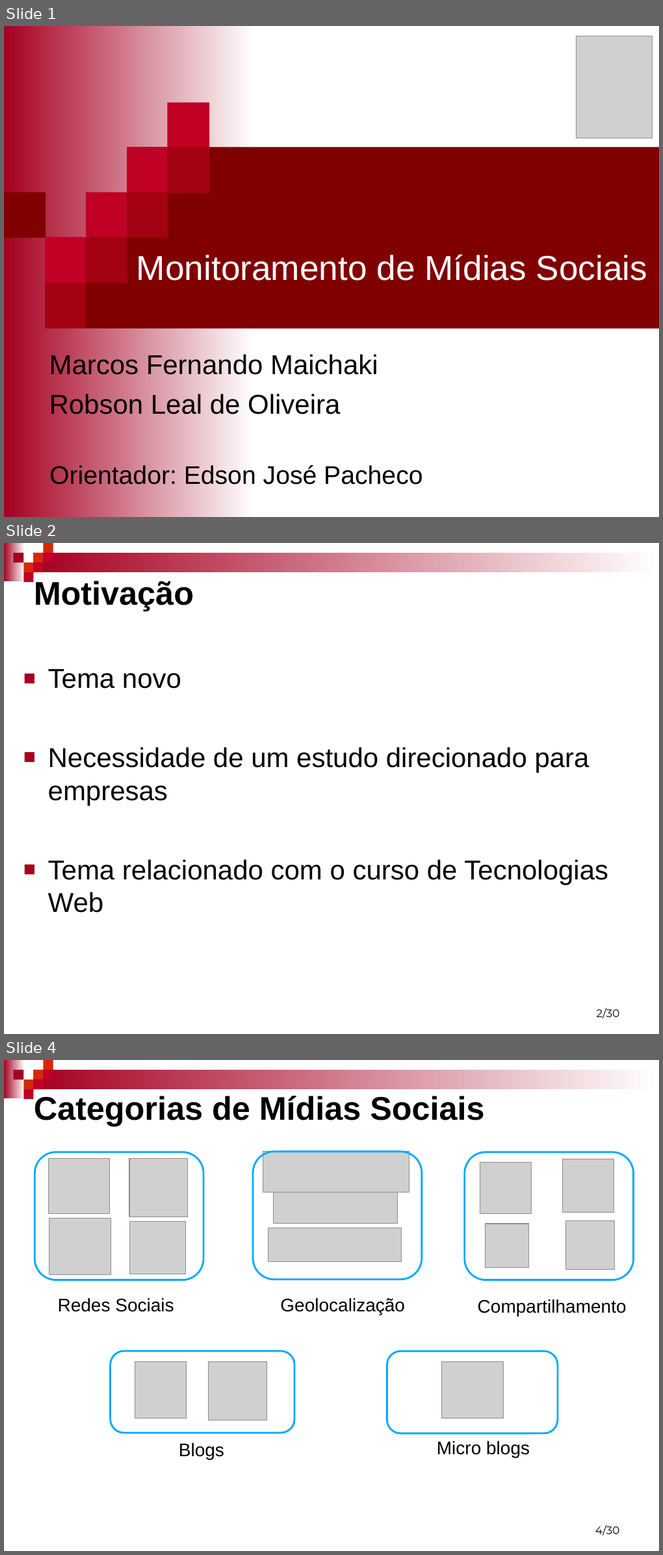
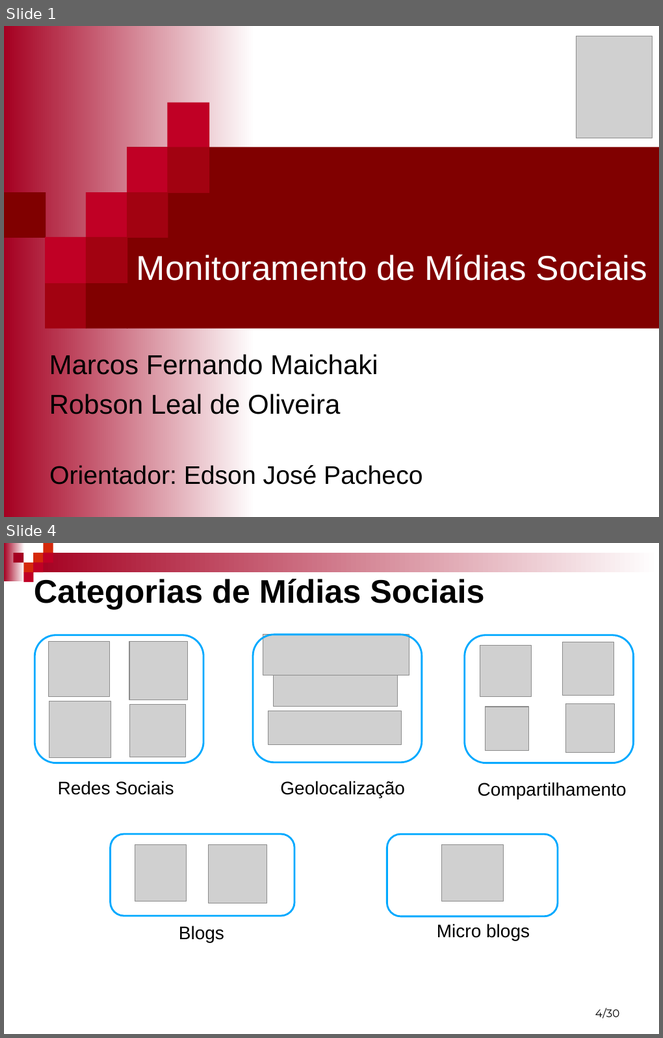
Before and after one commit to mfernado/my-project-socialmonitor, a slide deck: Artigo/Monitoramento de mídias Sociais - Marcos e Robson.ppt. Shown one above the other, each under a label of ours: slides 1, 2 and 4 before the commit, slides 1 and 4 after it; the slides between them are not shown. The pictures are 663x1555 and 663x1038 pixels, drawn with LibreOffice and Linux fonts; fonts in the diff are those of the drawing; grey boxes stand for pictures; background and template pictures are left out. Boxes give left, top, right and bottom in pixels: in the first picture for what was removed or moved away, otherwise in the second. Text is boxed around its words. In the diff, an @@ line names an element or a change of style, - is before the commit and + after.

```diff
--- a/Artigo/Monitoramento de mídias Sociais - Marcos e Robson.ppt
+++ b/Artigo/Monitoramento de mídias Sociais - Marcos e Robson.ppt
@@ slide 2 removed at (4, 543, 659, 1034), background #FFFFFF; not listed: 9 template elements that a slide beside it also shows @@
@@ title removed at (34, 581, 194, 611) @@
-Motivação
@@ text removed at (48, 669, 608, 913) @@
-■ Tema novo
-■ Necessidade de um estudo direcionado para empresas
-■ Tema relacionado com o curso de Tecnologias Web
@@ page number removed at (597, 1008, 620, 1019) @@
-2/30
```
Also in this commit, not shown: 5 slides changed, 12 slides added, 30 other files.
